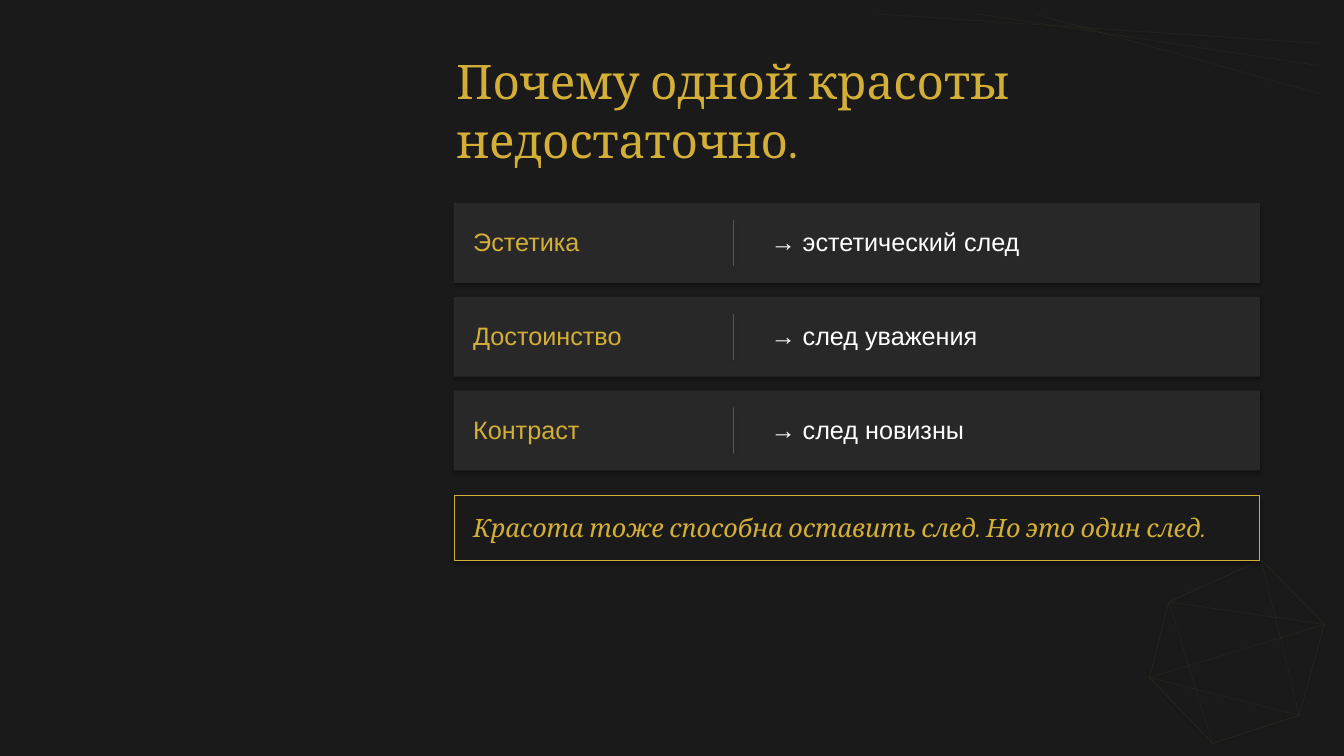
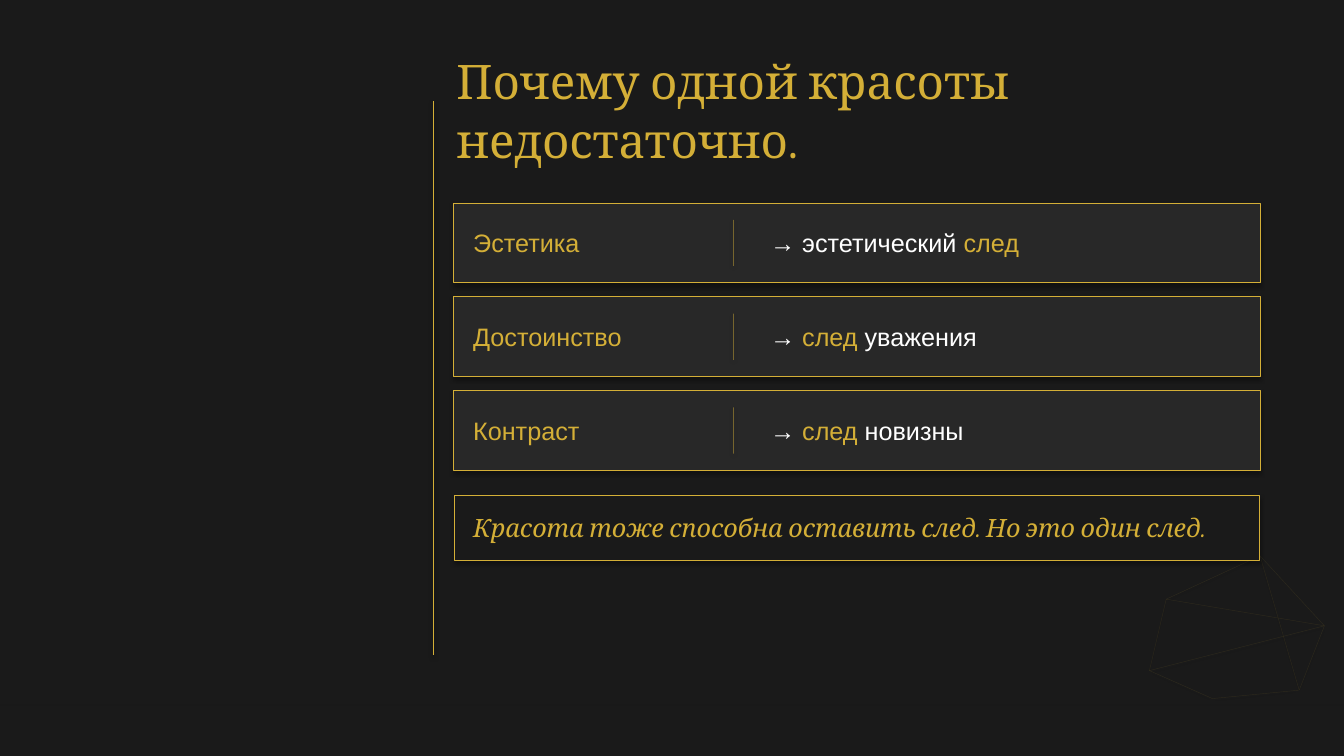
Before and after one commit to babylonofkommod-ai/-, a slide deck: slide 11 of Ваш Кристалл незабываемости.pptx. Drawn at 1344x756 pixels with LibreOffice and Linux fonts; fonts in the diff are those of the drawing. Boxes give left, top, right and bottom in pixels: in the first picture for what was removed or moved away, otherwise in the second. Text is boxed around its words. In the diff, an @@ line names an element or a change of style, - is before the commit and + after.

```diff
--- a/Ваш Кристалл незабываемости.pptx
+++ b/Ваш Кристалл незабываемости.pptx
@@ line added from (434, 101) to (434, 655), #D4AF37 0.65 pt @@
@@ text at <box>802,233,1019,257</box>: text changed @@
-Эстетика → эстетический след
+→ эстетический след
@@ text at <box>802,332,977,352</box>: text changed @@
-Достоинство → след уважения
+→ след уважения
@@ outline none to #D4AF37 0.5 pt in 3 elements at <box>454,203,1260,282</box>, <box>454,296,1260,376</box>, <box>454,391,1260,471</box> @@
@@ text at <box>802,426,964,445</box>: text changed @@
-Контраст → след новизны
+→ след новизны
@@ line moved from (1170, 602) - (1261, 561) to (1167, 599) - (1260, 556) @@
@@ line (1167, 599) - (1260, 556): stroke #D4AF37 0.35 pt to #D4AF37 0.3 pt @@
```
Also in this commit, not shown: 15 other slides changed, 3 other files.
